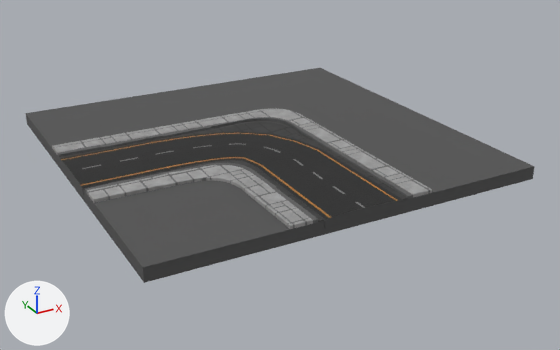
What one commit did to the FBX model Assets/Models/Tiles/NEW/Tile_Bend.FBX.
Before and after are seen from a 50 mm lens placed at (-26.5, -51.9, 22.0), pointed at (1.0, -1.8, -3.0). The lights are fixed; the arrows at lower left show +X, +Y and +Z. Where no turn or scale is listed for an object, it has been applied to the vertices. Vertices at the same position are counted once.

Before the edit, the objects in view are built like this:
```python
me_mesh = bpy.data.meshes.new('Mesh')
me_mesh.from_pydata(...)  # 760 vertices, 575 faces; spans x -15.1..15.0, y -15.1..15.0, z -1.3..0.1
# faces by material slot: [28, 45, 154, 244, 98, 6]
me_mesh.materials.append(mat_material__246)  # dark grey #535353
me_mesh.materials.append(mat_08___default)  # picture img_text_road_1_png
me_mesh.materials.append(mat_01___default)  # picture img_text_pavement_2_png
me_mesh.materials.append(mat_03___default)  # picture img_text_pavement_1_png
me_mesh.materials.append(mat_07___default)  # picture img_text_pavement_3_png
me_mesh.materials.append(mat_material__246_001)  # dark grey #535353
ob_box001 = bpy.data.objects.new('Box001', me_mesh)
ob_box001.location = (0.0, 0.0, 0.0)
```
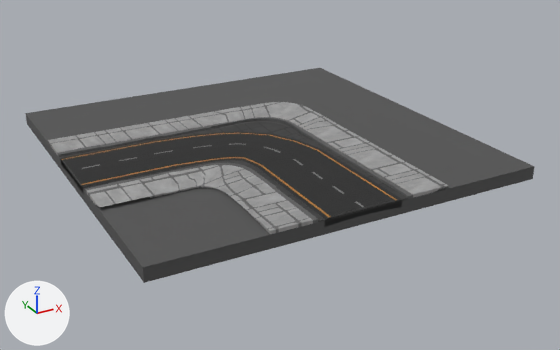
Commit message: Tiles 3m voetpad

Where the change shows, as pixel boxes [x1, y1, x2, y2] in the pictures (560 x 350 px; the box of a moved part takes in the faces that stretch with it):
```json
{"object": "Box001", "change": "reshaped", "before": [26, 68, 535, 283], "after": [25, 68, 535, 283]}
{"part": 1, "of": "me_mesh", "change": "moved or reshaped", "before": [52, 108, 432, 229], "after": [48, 102, 448, 234]}
{"part": 2, "of": "me_mesh", "change": "surface changed", "before": [61, 143, 178, 187], "after": [61, 143, 178, 187]}
```

Scene script edits in JSON lines:
```json
{"block": "me_mesh", "where": "# used by ob_box001; location = (0.0, 0.0, 0.0)"}
{"op": "remove", "block": "me_mesh", "code": "me_mesh.from_pydata(...)  # 760 vertices, 575 faces; spans x -15.1..15.0, y -15.1..15.0, z -1.3..0.1"}
{"op": "add", "block": "me_mesh", "code": "me_mesh.from_pydata(...)  # 760 vertices, 575 faces; spans x -15.0..15.0, y -15.0..15.0, z -1.3..0.1"}
{"block": "me_mesh", "change": "me_mesh part 1: 59 of 760 vertices moved; they spanned x -15.0..5.5, y -15.1..5.5, z -0.7..0.1 and now span x -15.0..6.9, y -15.0..6.9, z -0.7..0.1; mean shift (0.1, 0.1, 0.0); largest move (4.7, 4.7, 0.0) -> (6.1, 6.0, 0.0)"}
{"block": "me_mesh", "change": "me_mesh part 2: 5 kept faces spanning x -15.0..-8.0, y -3.0..3.1, z -0.1..0.0 get new texture (UV) coordinates"}
```
